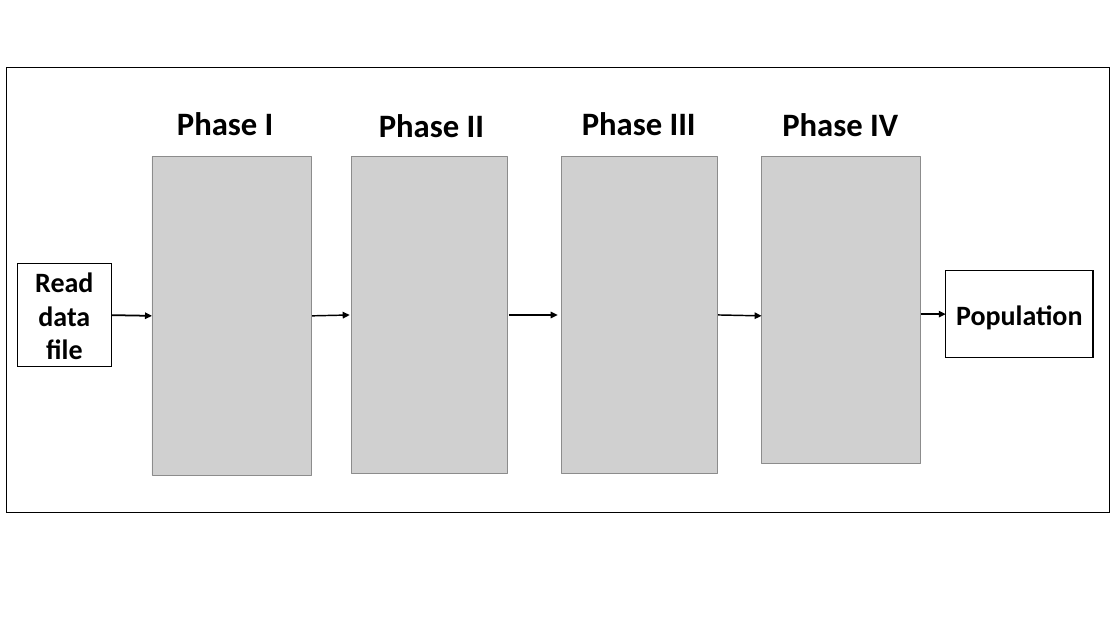
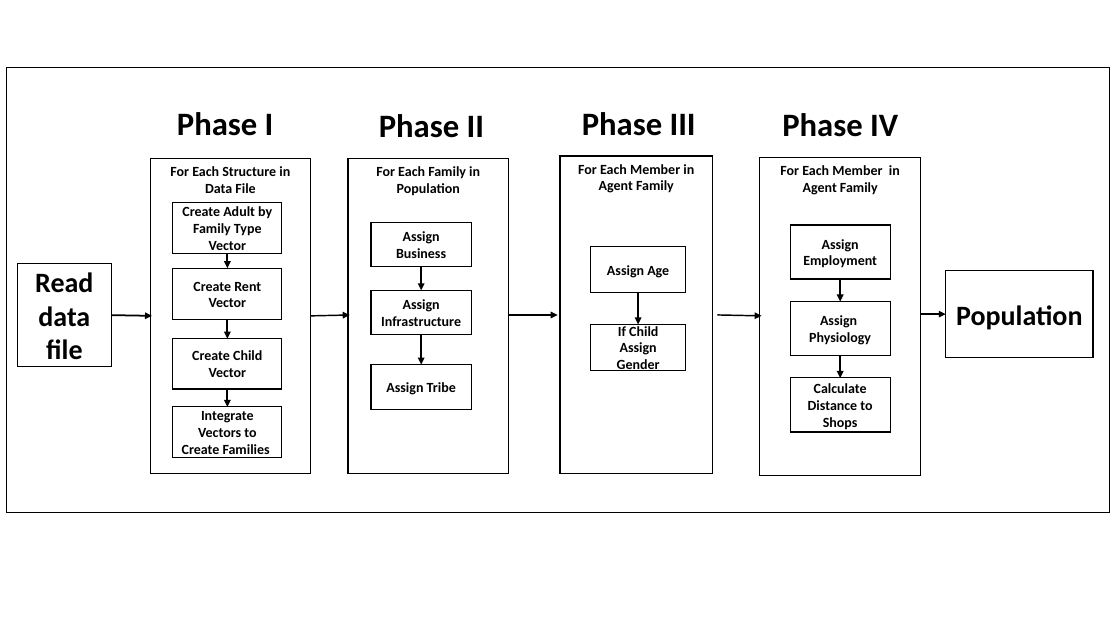
Before and after one commit to tpike3/Kibera, a slide deck: slide 3 of Population/population_creation_flowchart.pptx. Drawn at 1120x630 pixels with LibreOffice and Linux fonts; fonts in the diff are those of the drawing; grey boxes stand for pictures. Boxes give left, top, right and bottom in pixels: in the first picture for what was removed or moved away, otherwise in the second. Text is boxed around its words. In the diff, an @@ line names an element or a change of style, - is before the commit and + after.

```diff
--- a/Population/population_creation_flowchart.pptx
+++ b/Population/population_creation_flowchart.pptx
@@ picture removed at bbox=[152, 156, 311, 475] @@
@@ picture removed at bbox=[351, 156, 507, 473] @@
@@ picture removed at bbox=[562, 156, 718, 473] @@
@@ picture removed at bbox=[762, 156, 921, 464] @@
@@ group added at bbox=[150, 156, 921, 476]: 16 rectangles, 8 arrows @@
+Create Rent Vector
+Create Child Vector
+Create Adult by Family Type Vector
+Integrate Vectors to Create Families
+For Each Structure in Data File
+Assign Business
+Assign Infrastructure
+Assign Tribe
+For Each Family in Population
+Assign Age
+If Child Assign Gender
+For Each Member in Agent Family
+Assign Employment
+Assign
+Physiology
+Calculate Distance to Shops
+For Each Member in Agent Family
```
Also in this commit, not shown: 2 other slides changed, 1 other file.
